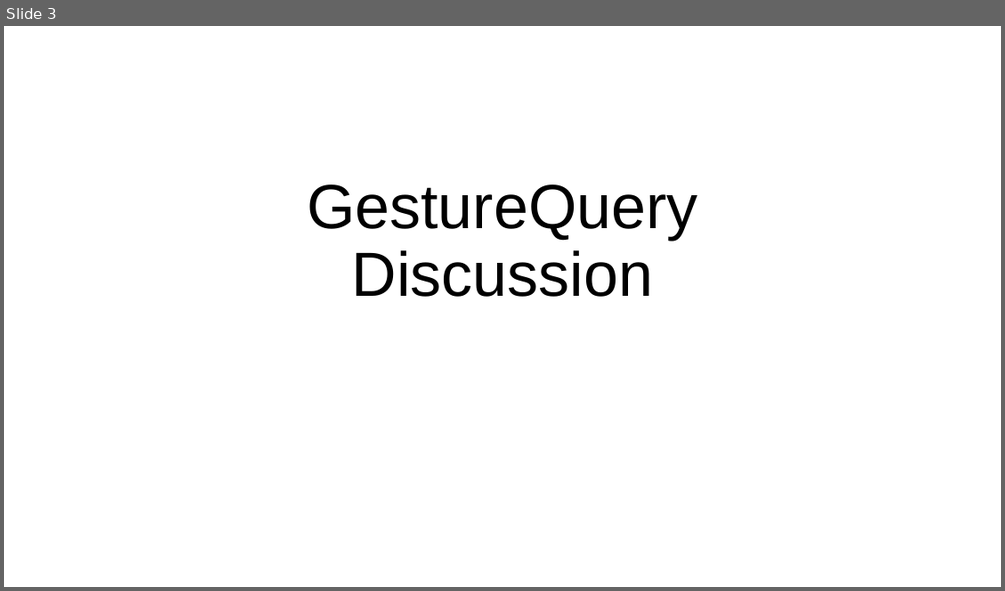
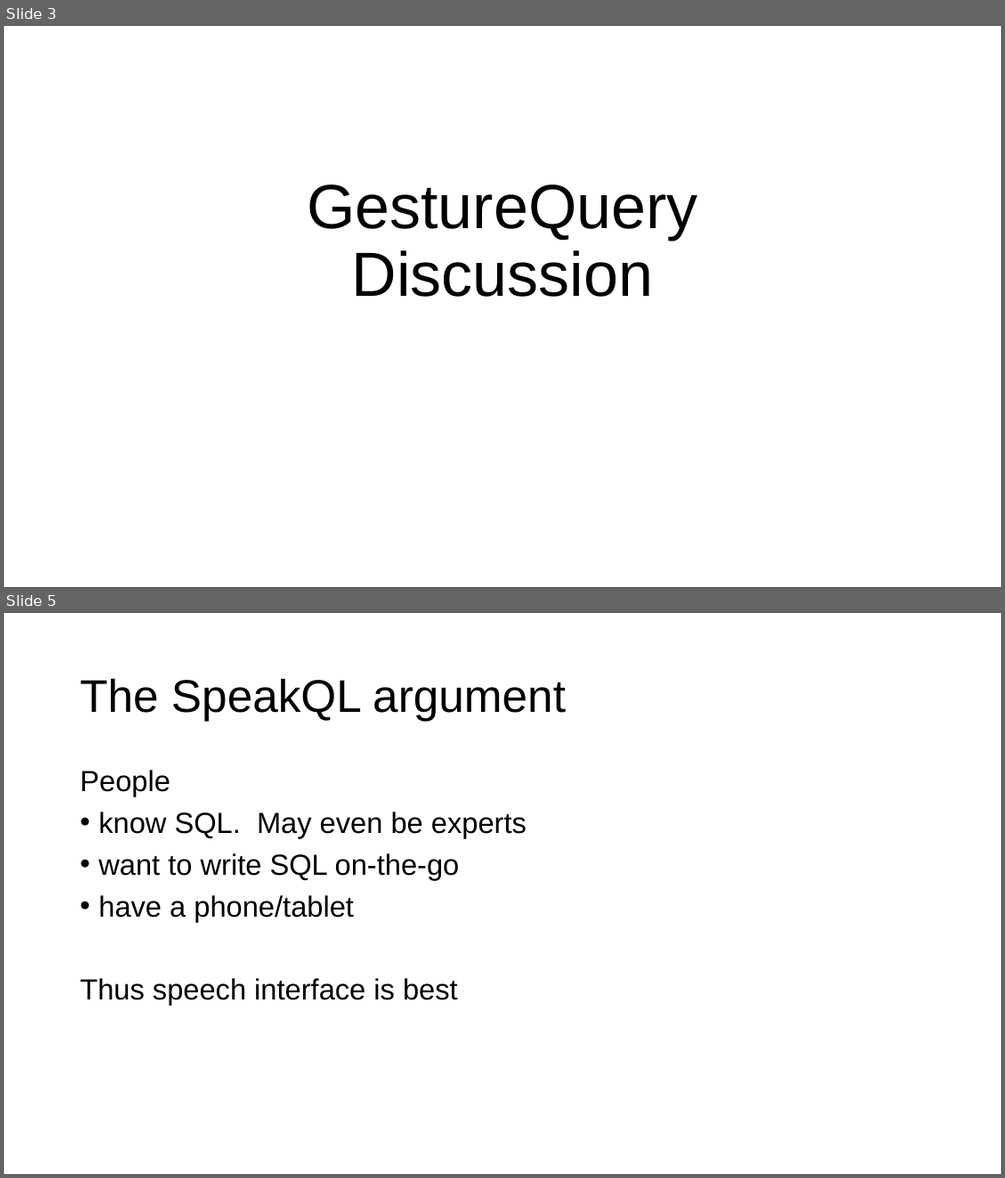
Before and after one commit to columbiaviz/columbiaviz.github.io, a slide deck: 2020s_w6998/lecs/08_modalities.pptx. Shown one above the other, each under a label of ours: slide 3 before the commit, slides 3 and 5 after it; the slides between them are not shown. The pictures are 1005x591 and 1005x1178 pixels, drawn with LibreOffice and Linux fonts; fonts in the diff are those of the drawing. Boxes give left, top, right and bottom in pixels: in the first picture for what was removed or moved away, otherwise in the second. Text is boxed around its words. In the diff, an @@ line names an element or a change of style, - is before the commit and + after.

```diff
--- a/2020s_w6998/lecs/08_modalities.pptx
+++ b/2020s_w6998/lecs/08_modalities.pptx
@@ slide 5 added at box(4, 613, 1001, 1174), background #FFFFFF @@
@@ title added at box(80, 678, 566, 721), 44 pt, text #000000 @@
+The SpeakQL argument
@@ text added at box(80, 770, 526, 1005), 28 pt, text #000000 @@
+People
+• know SQL. May even be experts
+• want to write SQL on-the-go
+• have a phone/tablet
+Thus speech interface is best
```
Also in this commit, not shown: 1 slide changed, 16 other slides added.
